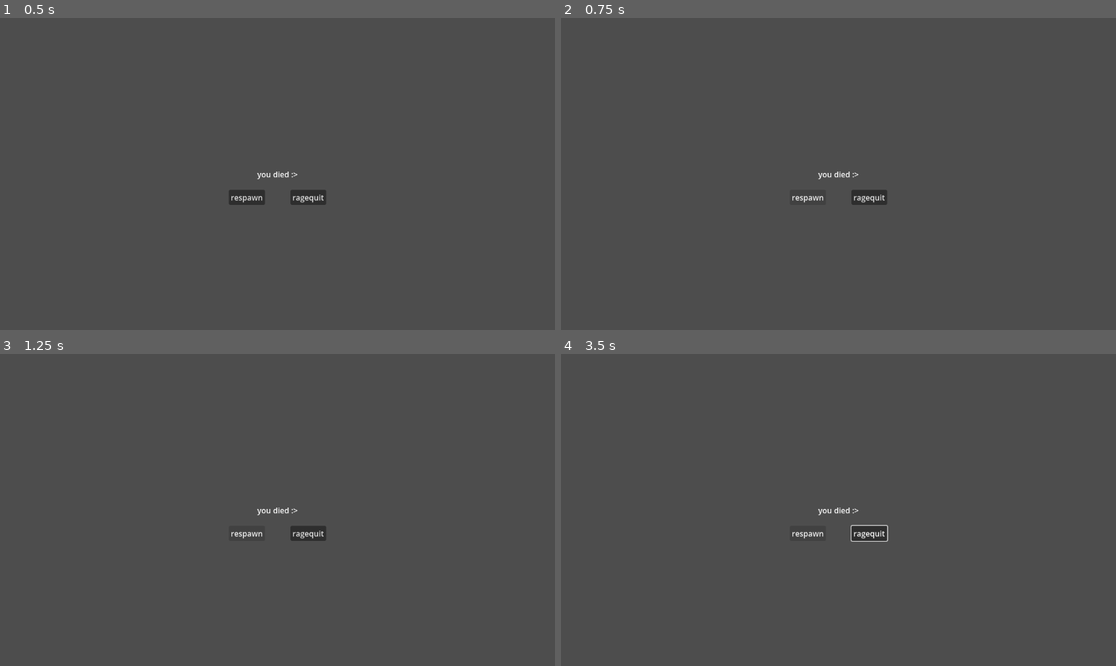
Above: before the commit, frames 1-4 (two rows, left to right).
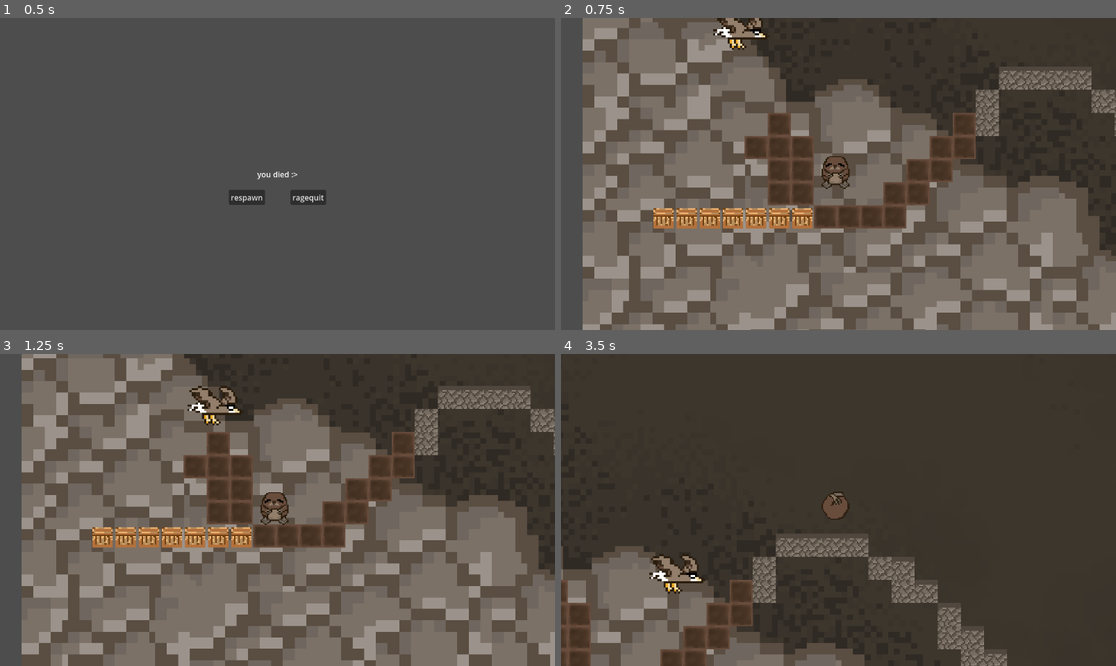
Above: after the commit, the same moments.

Repository: loumonti/bleble
Game: Godot game, scene res://game_over.tscn
The game is run twice, just before and just after one commit, with the same random seed, the same clock (stepped at 60 frames per second) and the same inputs. This scene is started directly instead of the project's main scene. The engine's default icon, where the game draws it, is replaced by a stand-in: a white triangle on a blue panel in a dark square.
Inputs (mouse positions are in pixels of both pictures, inside the frame that each line leads up to):
- Up to frame 1 (0.5 s): no input
- Up to frame 2 (0.75 s): click "respawn" at 0.5 s
- Up to frame 3 (1.25 s): no input
- Up to frame 4 (3.5 s): click (805, 531) at 1.25 s, where only the run before the commit has a clickable "respawn"; click (805, 531) at 2 s, where only the run before the commit has a clickable "respawn"; tap Enter (ui_accept) at 2.75, 3.02 s; hold Right (ui_right) from 2.78 s (still down); tap Alt at 2.85 s

Frame 1 is identical in both runs. In frame 2, 76% of the frame differs, in the area x 3-100%, y 0-100%; in frame 3, 75%; in frame 4, 94%, in the area x 0-100%, y 0-100%.

Commit message:
game over screen working

Diff:
--- a/bleble/eagle.gd
+++ b/bleble/eagle.gd
@@ -16,3 +16,10 @@
 
 	var isLeft = velocity.x < 0
 	eagle.flip_h = isLeft
+
+
+
+
+func _on_hitbox_body_entered(body):
+	if body.is_in_group("player"):
+		get_tree().change_scene_to_file("res://game_over.tscn")
--- a/bleble/eagle.tscn
+++ b/bleble/eagle.tscn
@@ -54,3 +54,5 @@
 position = Vector2(-2.0833335, -0.08749864)
 scale = Vector2(1.2000006, 1.2000006)
 shape = SubResource("RectangleShape2D_kgqhj")
+
+[connection signal="body_entered" from="hitbox" to="." method="_on_hitbox_body_entered"]
--- /dev/null
+++ b/bleble/game_over.gd
@@ -0,0 +1,18 @@
+extends Control
+
+
+# Called when the node enters the scene tree for the first time.
+func _ready() -> void:
+	pass # Replace with function body.
+
+
+# Called every frame. 'delta' is the elapsed time since the previous frame.
+func _process(delta: float) -> void:
+	pass
+
+
+func _on_button_pressed() -> void:
+	get_tree().change_scene_to_file("res://level-1.tscn")
+
+func _on_button_2_pressed() -> void:
+	get_tree().quit()
--- a/bleble/game_over.tscn
+++ b/bleble/game_over.tscn
@@ -1,14 +1,17 @@
-[gd_scene format=3 uid="uid://bqjha7un1axo2"]
+[gd_scene load_steps=2 format=3 uid="uid://c8qn0l5ak5gua"]
 
-[node name="game over" type="Control" unique_id=754232434]
+[ext_resource type="Script" uid="uid://dyuq8ja4s6d6k" path="res://game_over.gd" id="1_y26ei"]
+
+[node name="game over" type="Control"]
 layout_mode = 3
 anchors_preset = 15
 anchor_right = 1.0
 anchor_bottom = 1.0
 grow_horizontal = 2
 grow_vertical = 2
+script = ExtResource("1_y26ei")
 
-[node name="Label" type="Label" parent="." unique_id=1090147104]
+[node name="Label" type="Label" parent="."]
 layout_mode = 1
 anchors_preset = 8
 anchor_left = 0.5
@@ -23,7 +26,7 @@
 grow_vertical = 2
 text = "you died :>"
 
-[node name="Button" type="Button" parent="." unique_id=1378505786]
+[node name="Button" type="Button" parent="."]
 layout_mode = 1
 anchors_preset = 8
 anchor_left = 0.5
@@ -38,7 +41,7 @@
 grow_vertical = 2
 text = "respawn"
 
-[node name="Button2" type="Button" parent="." unique_id=1731116257]
+[node name="Button2" type="Button" parent="."]
 layout_mode = 1
 anchors_preset = 8
 anchor_left = 0.5
@@ -52,3 +55,6 @@
 grow_horizontal = 2
 grow_vertical = 2
 text = "ragequit"
+
+[connection signal="pressed" from="Button" to="." method="_on_button_pressed"]
+[connection signal="pressed" from="Button2" to="." method="_on_button_2_pressed"]
--- a/bleble/level-1.tscn
+++ b/bleble/level-1.tscn
@@ -58,36 +58,36 @@
 physics_layer_0/collision_layer = 4
 sources/0 = SubResource("TileSetAtlasSource_1mgki")
 
-[node name="nivel 1" type="Node2D" unique_id=690390676]
+[node name="nivel 1" type="Node2D"]
 
-[node name="background" type="Sprite2D" parent="." unique_id=448030602]
+[node name="background" type="Sprite2D" parent="."]
 texture_filter = 1
 position = Vector2(581, 443)
 scale = Vector2(4.0191083, 3.9418604)
 texture = ExtResource("1_0hol4")
 
-[node name="TileMapLayer" type="TileMapLayer" parent="." unique_id=1999958815]
+[node name="TileMapLayer" type="TileMapLayer" parent="."]
 texture_filter = 1
 position = Vector2(2, 1)
 tile_map_data = PackedByteArray("AAD//ycAAAAAAAIAAAAAACcAAAAAAAIAAAABACcAAAAAAAIAAAACACcAAAAAAAIAAAADACcAAAAAAAIAAAAEAC …(6304 unchanged characters)…
 tile_set = SubResource("TileSet_0hol4")
 
-[node name="DamageArea" type="TileMapLayer" parent="." unique_id=899520235]
+[node name="DamageArea" type="TileMapLayer" parent="."]
 tile_map_data = PackedByteArray("AAAsACIAAAACAAQAAAAtACIAAAACAAQAAAAvACIAAAACAAQAAAAwACIAAAACAAQAAAA9ACMAAAACAAQAAAA+ACIAAAACAAQAAABBACEAAAACAAQAAABCACEAAAACAAQAAAA=")
 tile_set = SubResource("TileSet_cam0j")
 
-[node name="topo" parent="." unique_id=435958370 instance=ExtResource("3_epypp")]
+[node name="topo" parent="." groups=["player"] instance=ExtResource("3_epypp")]
 position = Vector2(115, 591)
 
-[node name="eagle" parent="." unique_id=207379606 node_paths=PackedStringArray("topo") instance=ExtResource("4_0hol4")]
+[node name="eagle" parent="." node_paths=PackedStringArray("topo") instance=ExtResource("4_0hol4")]
 position = Vector2(47, 500.00003)
 topo = NodePath("../topo")
 
-[node name="snake" parent="." unique_id=1891859597 instance=ExtResource("6_syi2c")]
+[node name="snake" parent="." instance=ExtResource("6_syi2c")]
 position = Vector2(866, 583)
 
-[node name="rata2" parent="." unique_id=1101224610 instance=ExtResource("5_rxi77")]
+[node name="rata2" parent="." instance=ExtResource("5_rxi77")]
 position = Vector2(610, 428)
 
-[node name="Area2D" parent="." unique_id=228364790 instance=ExtResource("7_k5qh3")]
+[node name="Area2D" parent="." instance=ExtResource("7_k5qh3")]
 position = Vector2(396, 132)
--- a/bleble/topo.gd
+++ b/bleble/topo.gd
@@ -30,7 +30,3 @@
 	var isLeft = velocity.x < 0
 	topo.flip_h = isLeft
 	move_and_slide()
-
-
-func _on_hitbox_body_entered(body):
-	get_tree().change_scene_to_file("res://game_over.tscn")
Not shown, added: bleble/game_over.gd.uid
Not shown: 1 places in bleble/level-1.tscn that only renumber resources
